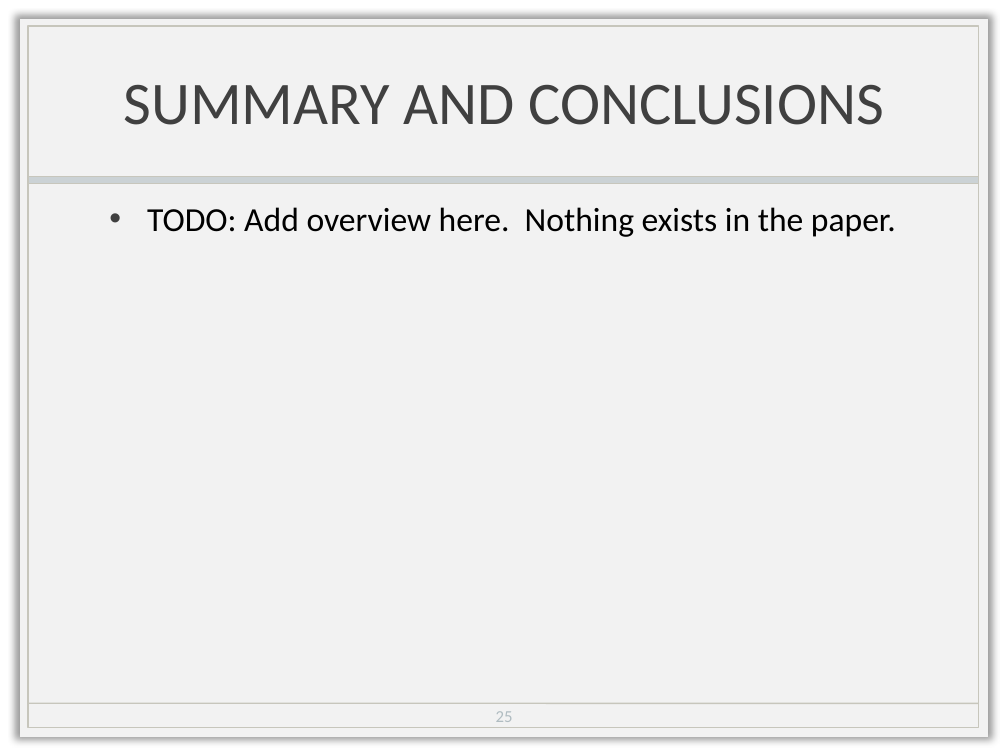
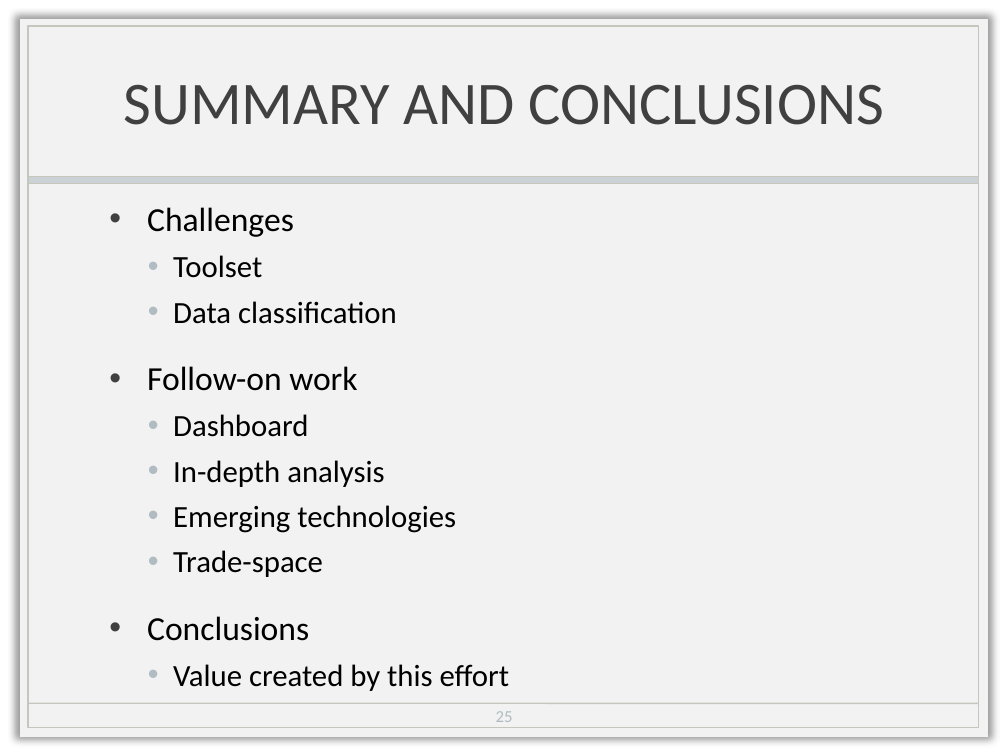
Before and after one commit to mazzas/School, a slide deck: slide 25 of SE311-114G/IPR3_Placeholder.pptx. Drawn at 1008x756 pixels with LibreOffice and Linux fonts; fonts in the diff are those of the drawing; background and template pictures are left out. Boxes give left, top, right and bottom in pixels: in the first picture for what was removed or moved away, otherwise in the second. Text is boxed around its words. In the diff, an @@ line names an element or a change of style, - is before the commit and + after.

Commit message:
more work on slides

```diff
--- a/SE311-114G/IPR3_Placeholder.pptx
+++ b/SE311-114G/IPR3_Placeholder.pptx
@@ text at (x1=147, y1=207, x2=510, y2=691): text changed; size 24 to 22 pt @@
-• TODO: Add overview here. Nothing exists in the paper.
+• Challenges
+  • Toolset
+  • Data classification
+• Follow-on work
+  • Dashboard
+  • In-depth analysis
+  • Emerging technologies
+  • Trade-space
+• Conclusions
+  • Value created by this effort
```
Also in this commit, not shown: 1 other slide changed.
